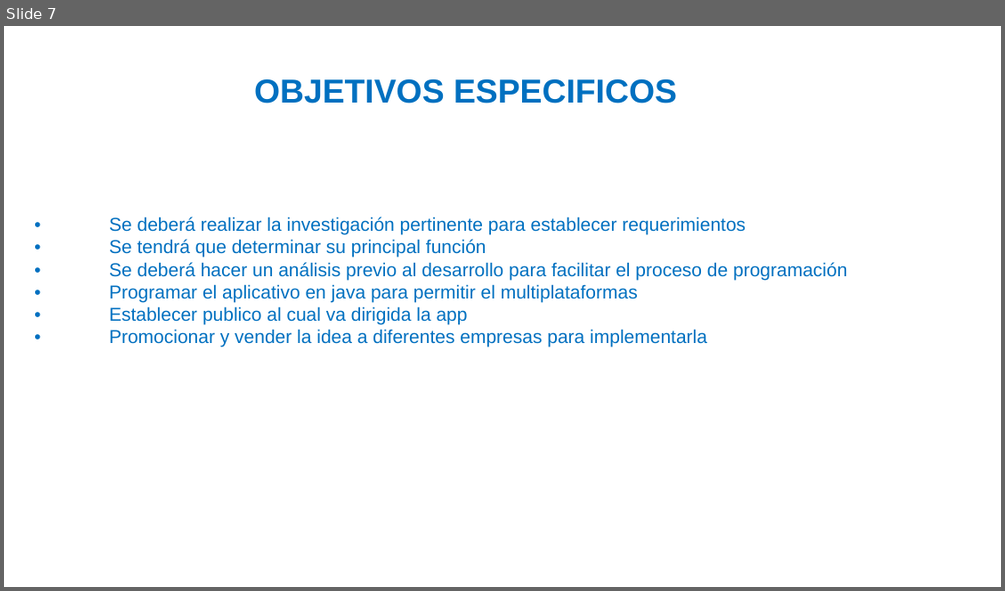
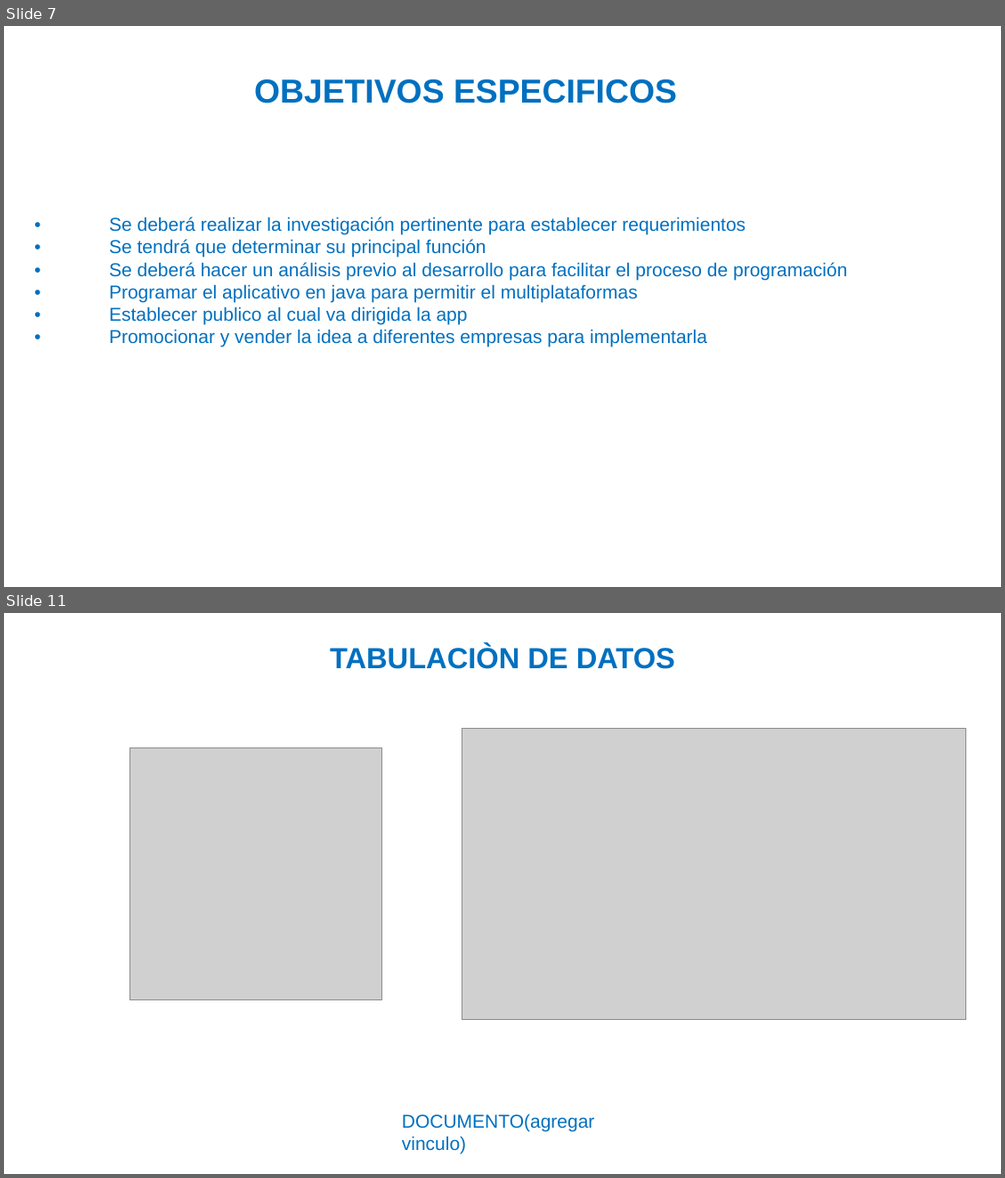
Before and after one commit to julianforero19/Proyecto_Parking, a slide deck: PLANTILLA_PRESENTACION_AVANCES_PROYECTO_.pptx. Shown one above the other, each under a label of ours: slide 7 before the commit, slides 7 and 11 after it; the slides between them are not shown. The pictures are 1005x591 and 1005x1178 pixels, drawn with LibreOffice and Linux fonts; fonts in the diff are those of the drawing; grey boxes stand for pictures; background and template pictures are left out. Boxes give left, top, right and bottom in pixels: in the first picture for what was removed or moved away, otherwise in the second. Text is boxed around its words. In the diff, an @@ line names an element or a change of style, - is before the commit and + after.

```diff
--- a/PLANTILLA_PRESENTACION_AVANCES_PROYECTO_.pptx
+++ b/PLANTILLA_PRESENTACION_AVANCES_PROYECTO_.pptx
@@ slide 11 added at box(4, 613, 1001, 1174), background picture (left out) @@
@@ text added at box(330, 645, 675, 669), 28 pt, text #0070C0, bold @@
+TABULACIÒN DE DATOS
@@ picture added at box(461, 728, 966, 1019) @@
@@ picture added at box(129, 747, 381, 999) @@
@@ text added at box(402, 1113, 595, 1154), 18 pt, text #0070C0 @@
+DOCUMENTO(agregar vinculo)
```
Also in this commit, not shown: 3 other slides added, 1 slide removed.
